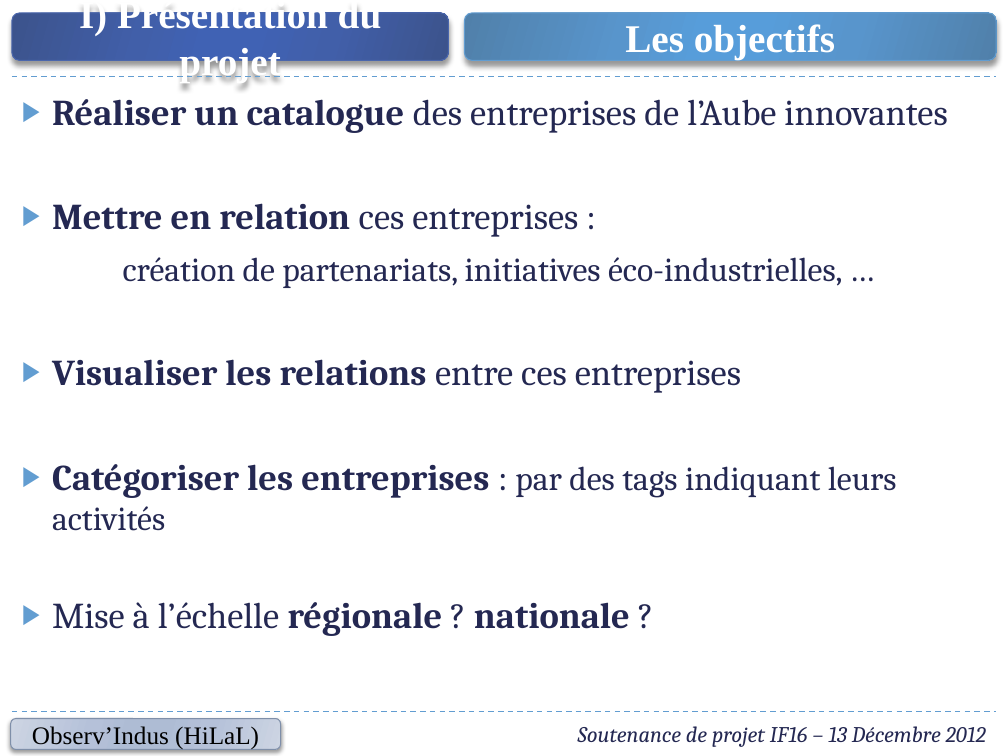
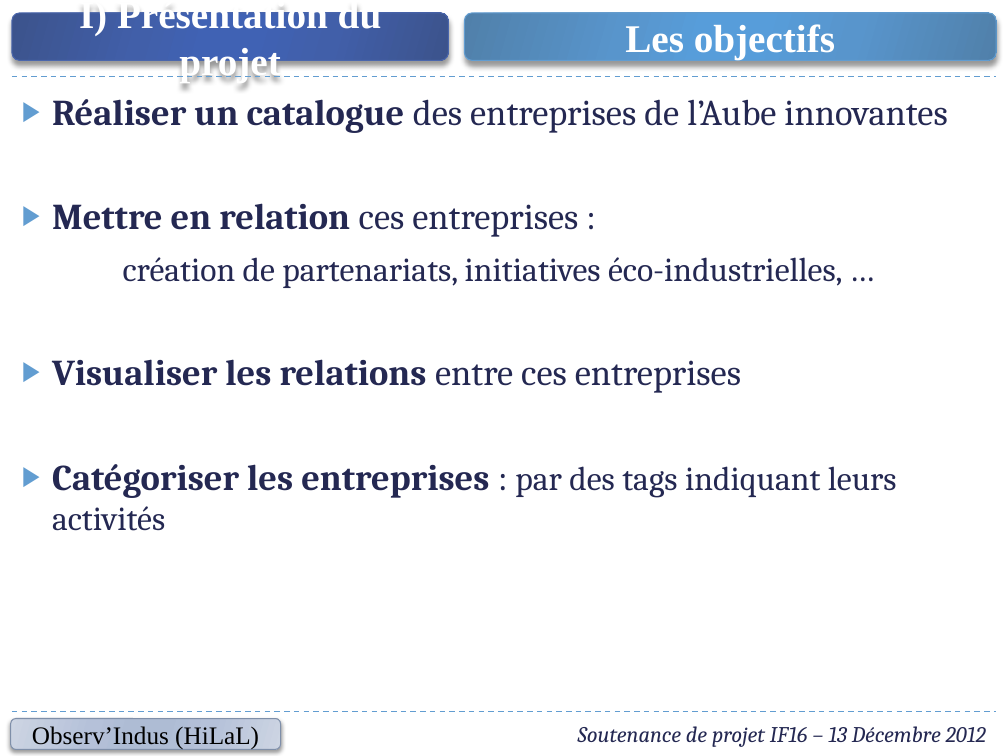
Before and after one commit to cahier/Observ, a slide deck: slide 4 of Presentations/IF16 - Soutenance (2012-12-13).pptx. Drawn at 1008x756 pixels with LibreOffice and Linux fonts; fonts in the diff are those of the drawing. Boxes give left, top, right and bottom in pixels: in the first picture for what was removed or moved away, otherwise in the second. Text is boxed around its words. In the diff, an @@ line names an element or a change of style, - is before the commit and + after.

Commit message:
Mise à jour de la soutenance

```diff
--- a/Presentations/IF16 - Soutenance (2012-12-13).pptx
+++ b/Presentations/IF16 - Soutenance (2012-12-13).pptx
@@ text at [52, 602, 630, 636]: paragraph removed @@
-▶ Mise à l’échelle régionale ? nationale ?
```
Also in this commit, not shown: 4 other slides changed, 5 slides added.
